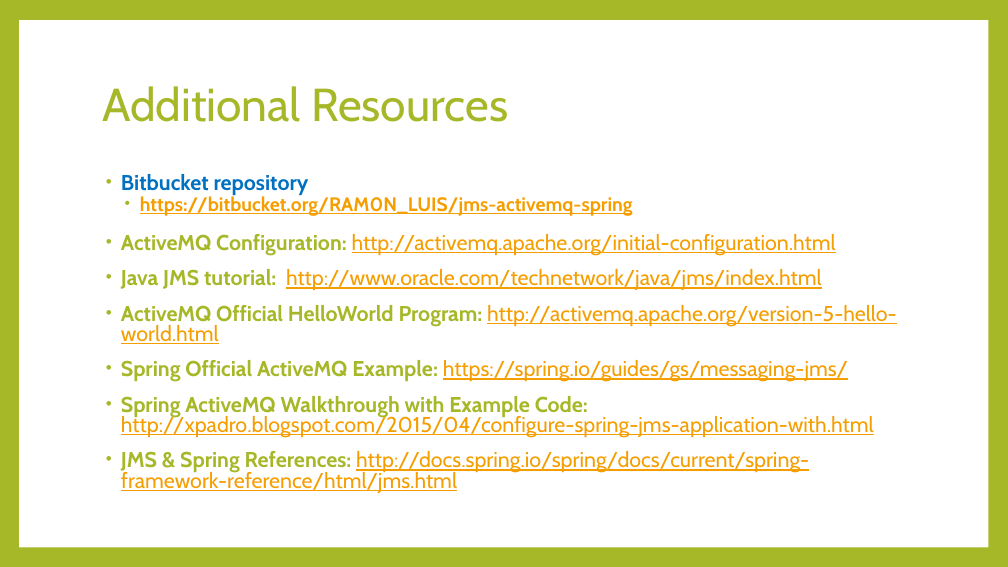
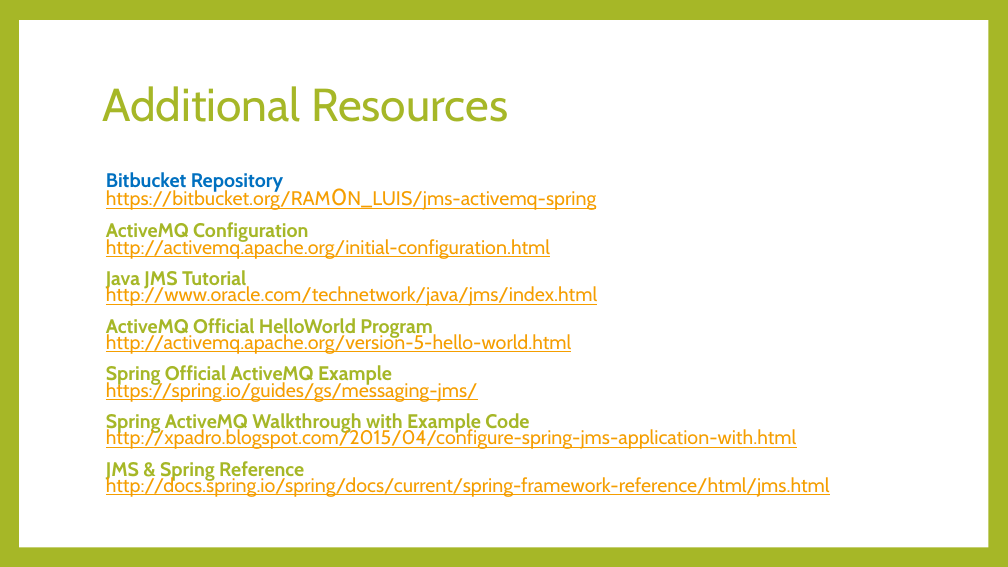
Before and after one commit to ramon-luis/JMS-ActiveMQ-Spring, a slide deck: slide 24 of JMS vFinal.pptx. Drawn at 1008x567 pixels with LibreOffice and Linux fonts; fonts in the diff are those of the drawing. Boxes give left, top, right and bottom in pixels: in the first picture for what was removed or moved away, otherwise in the second. Text is boxed around its words. In the diff, an @@ line names an element or a change of style, - is before the commit and + after.

Commit message:
ppt

```diff
--- a/JMS vFinal.pptx
+++ b/JMS vFinal.pptx
@@ text at (106, 172, 830, 497): text changed; size 20.4 to 18.7 pt @@
-• Bitbucket repository
-  • https://bitbucket.org/RAM0N_LUIS/jms-activemq-spring
-• ActiveMQ Configuration: http://activemq.apache.org/initial-configuration.html
-• Java JMS tutorial: http://www.oracle.com/technetwork/java/jms/index.html
-• ActiveMQ Official HelloWorld Program: http://activemq.apache.org/version-5-hello-world.html
-• Spring Official ActiveMQ Example: https://spring.io/guides/gs/messaging-jms/
-• Spring ActiveMQ Walkthrough with Example Code: http://xpadro.blogspot.com/2015/04/configure-spring-jms-application-with.html
-• JMS & Spring References: http://docs.spring.io/spring/docs/current/spring-framework-reference/html/jms.html
+Bitbucket Repository
+https://bitbucket.org/RAM0N_LUIS/jms-activemq-spring
+ActiveMQ Configuration
+http://activemq.apache.org/initial-configuration.html
+Java JMS Tutorial
+http://www.oracle.com/technetwork/java/jms/index.html
+ActiveMQ Official HelloWorld Program
+http://activemq.apache.org/version-5-hello-world.html
+Spring Official ActiveMQ Example
+https://spring.io/guides/gs/messaging-jms/
+Spring ActiveMQ Walkthrough with Example Code
+http://xpadro.blogspot.com/2015/04/configure-spring-jms-application-with.html
+JMS & Spring Reference
+http://docs.spring.io/spring/docs/current/spring-framework-reference/html/jms.html
```
Also in this commit, not shown: 13 other slides changed.
